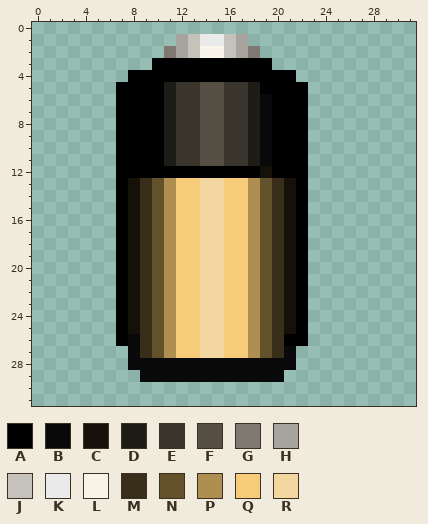
Pixel-art sprite -- assets/battery.png. That is the earlier state.
The file is 32x32 pixels. Colours within 5 levels of each other are drawn and written as one.
Palette (. is transparent): A #000000  B #090909  C #151008  D #1e1c17  E #3a352c  F #565044  G #7e7870  H #a7a4a0  J #c5c1bb  K #eaeaea  L #f9f4e9  M #382e19  N #63512c  P #ae8f51  Q #f7cc78  R #f4d7a0
Pixels before, first column x 7:
 1 .....HJKKJH.....
 2 ....GHJLLJHG....
 3 ...AAAAAAAAAA...
 4 .AAAAAAAAAAAAAA.
 5 AAAADEEFFEEDAAAA
 6 AAAADEEFFEEDBAAA
 7 AAAADEEFFEEDBAAA
 8 AAAADEEFFEEDBAAA
 9 AAAADEEFFEEDBAAA
10 AAAADEEFFEEDBAAA
11 AAAADEEFFEEDBAAA
12 AAAAAAAAAAAACAAA
13 ACMNPQQRRQQPNMCA
14 ACMNPQQRRQQPNMCA
15 ACMNPQQRRQQPNMCA
16 ACMNPQQRRQQPNMCA
17 ACMNPQQRRQQPNMCA
18 ACMNPQQRRQQPNMCA
19 ACMNPQQRRQQPNMCA
20 ACMNPQQRRQQPNMCA
21 ACMNPQQRRQQPNMCA
22 ACMNPQQRRQQPNMCA
23 ACMNPQQRRQQPNMCA
24 ACMNPQQRRQQPNMCA
25 ACMNPQQRRQQPNMCA
26 ABMNPQQRRQQPNMAA
27 .BMNPQQRRQQPNMB.
28 .BBBBBBBBBBBBBB.
29 ..BBBBBBBBBBBB..
After:
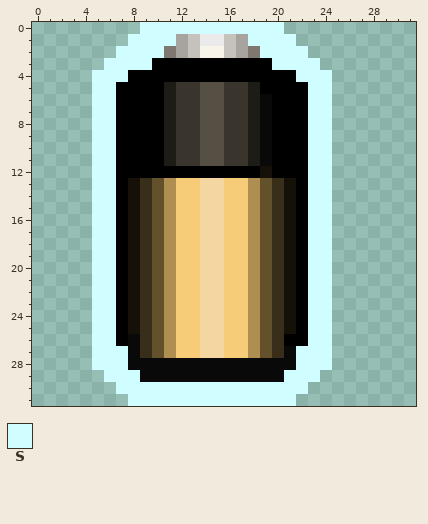
Colours new in this view: S #d0fdff
Changes in this commit:
Changed rows in their new state; - is an unchanged pixel.
first column x 5:
 0 ----SSSSSSSSSSSS----
 1 ---SSSS------SSSS---
 2 --SSSS--------SSSS--
 3 -SSSS----------SSSS-
 4 SSS--------------SSS
 5 SS----------------SS
 6 SS----------------SS
 7 SS----------------SS
 8 SS----------------SS
 9 SS----------------SS
10 SS----------------SS
11 SS----------------SS
12 SS----------------SS
13 SS----------------SS
14 SS----------------SS
15 SS----------------SS
16 SS----------------SS
17 SS----------------SS
18 SS----------------SS
19 SS----------------SS
20 SS----------------SS
21 SS----------------SS
22 SS----------------SS
23 SS----------------SS
24 SS----------------SS
25 SS----------------SS
26 SS----------------SS
27 SSS--------------SSS
28 SSS--------------SSS
29 -SSS------------SSS-
30 --SSSSSSSSSSSSSSSS--
31 ---SSSSSSSSSSSSSS---
